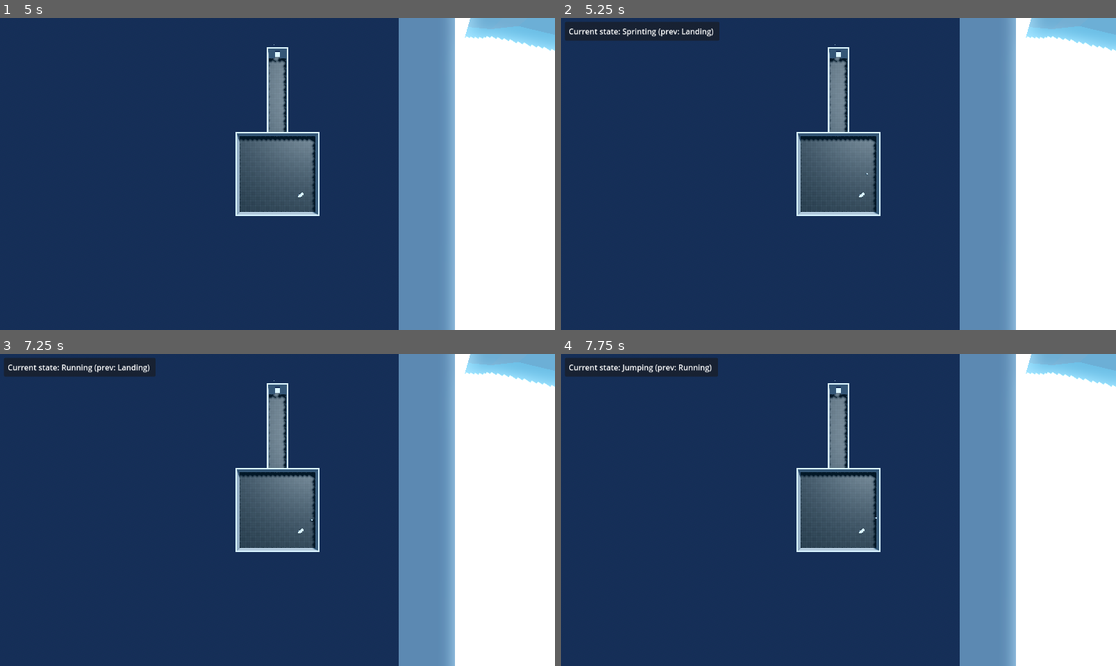
Above: before the commit, frames 1-4 (two rows, left to right).
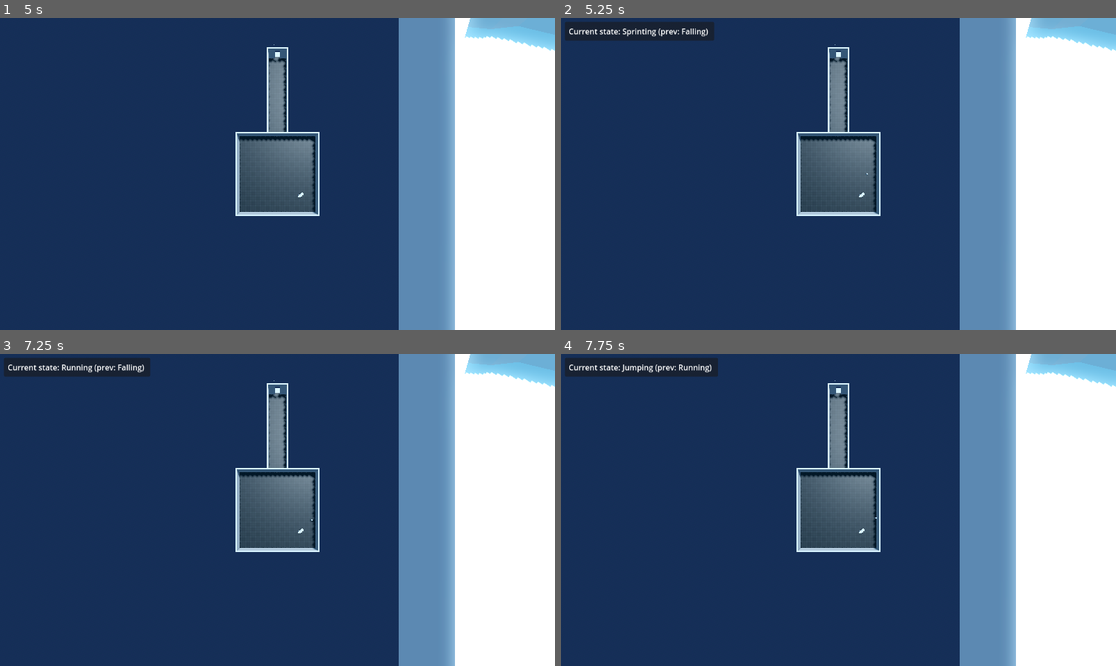
Above: after the commit, the same moments.

Repository: C12-H22-O11/sandbox_study
Game: Godot game, scene res://scenes/levels/sandbox_level/sandbox_level.tscn
The game is run twice, just before and just after one commit, with the same random seed, the same clock (stepped at 60 frames per second) and the same inputs. This scene is started directly instead of the project's main scene.
Inputs (mouse positions are in pixels of both pictures, inside the frame that each line leads up to):
- Up to frame 1 (5 s): tap Enter at 0.5, 2, 3.5 s; move the mouse to (399, 158) at 0.52 s; hold D (move_right) 0.53-1.28 s; tap Ctrl (crouch) at 0.6, 3.6 s; click (399, 158) at 0.67 s; tap Space (jump) at 0.77, 1.25, 1.52, 2.75, 3.02, 3.77, 4.25, 4.52 s; move the mouse to (166, 189) at 1.27 s; hold S (move_backward) 1.28-2.03 s; tap Tab (overlay) at 1.35, 4.35 s; move the mouse to (333, 105) at 2.02 s; hold D (move_right) 2.03-2.78 s; hold Shift (sprint) 2.03-2.78 s; move the mouse to (249, 236) at 2.77 s; hold W (move_forward) 2.78-3.53 s; tap C (walk) at 2.85 s; click (249, 236) at 2.92 s; move the mouse to (444, 220) at 3.52 s; hold A (move_left) from 3.53 s (still down); move the mouse to (111, 127) at 4.27 s
- Up to frame 2 (5.25 s): move the mouse to (866, 174) at 5.02 s; release A (move_left) at 5.03 s; hold S (move_backward) from 5.03 s (still down); hold Shift (sprint) from 5.03 s (still down); click (866, 174) at 5.17 s
- Up to frame 3 (7.25 s): move the mouse to (194, 432) at 5.77 s; release S (move_backward) at 5.78 s; release Shift (sprint) at 5.78 s; hold D (move_right) 5.78-6.53 s; tap C (walk) at 5.85 s; tap Space (jump) at 6.02, 6.77 s; move the mouse to (399, 494) at 6.52 s; hold W (move_forward) from 6.53 s (still down); tap Ctrl (crouch) at 6.6 s
- Up to frame 4 (7.75 s): move the mouse to (727, 525) at 7.27 s; release W (move_forward) at 7.28 s; hold D (move_right) from 7.28 s (still down); tap Tab (overlay) at 7.35 s; click (727, 525) at 7.42 s; tap Space (jump) at 7.52 s

Frame 1 is identical in both runs. In frame 2, 0.1% of the frame differs, in the area x 21-29%, y 1-8%; in frame 3, 0.1%; in frame 4, less than 0.1%.
Error in both runs: Out of bounds get index '1' (on base: 'Dictionary') (res://autoloads/lobby.gd:59)

Commit message:
fix: moved state switching behavior of landing node to enter()

Diff:
--- a/scenes/player/player_state/player_states/landing.gd
+++ b/scenes/player/player_state/player_states/landing.gd
@@ -1,6 +1,7 @@
 extends PlayerState
 
-func physics_update(delta: float) -> void:
+func enter(_from: State = null) -> void:
+	player.move_and_slide()
 	if player.get_planar_velocity().is_zero_approx():
 		state_machine.transition("Idle")
 		return
@@ -16,4 +17,3 @@
 	else:
 		state_machine.transition("Running")
 		return
-	player.move_and_slide()
